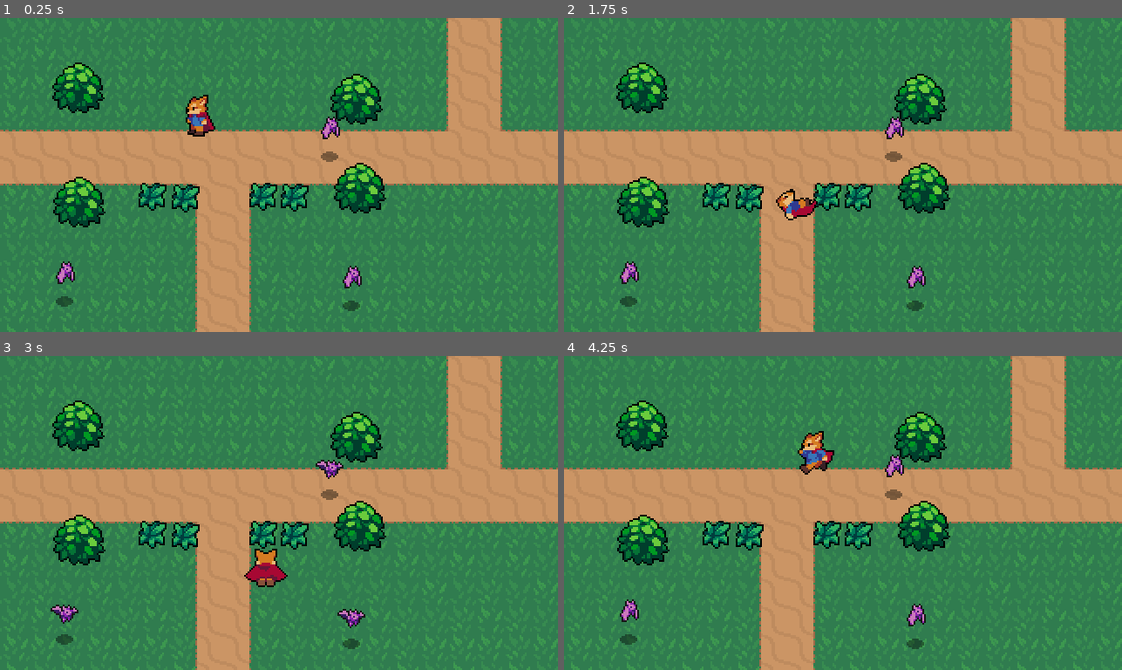
Above: before the commit, frames 1-4 (two rows, left to right).
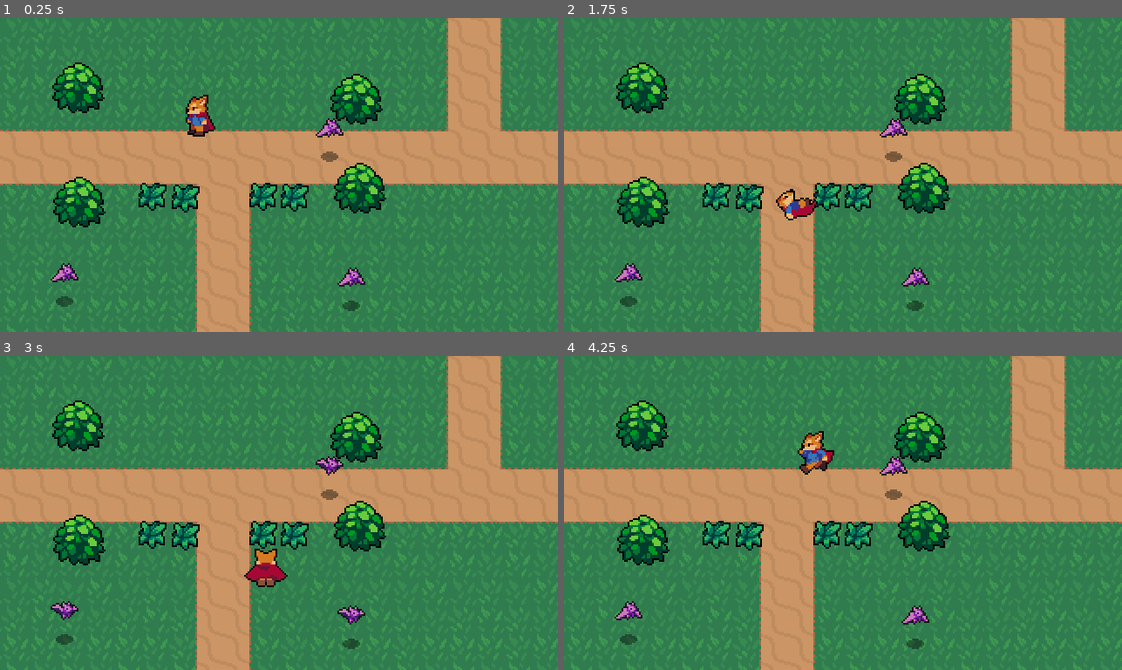
Above: after the commit, the same moments.

Repository: Firet/2d-action-rpg
Game: Godot game, scene res://World.tscn
Same seed, same stepped clock (60 frames per second), same inputs: the game is played once before the commit and once after it.
Inputs:
- Up to frame 1 (0.25 s): no input
- Up to frame 2 (1.75 s): hold Right (ui_right) 0.53-1.28 s; tap X (attack) at 0.6 s; hold Down (ui_down) from 1.28 s (still down); tap K (roll) at 1.35 s
- Up to frame 3 (3 s): release Down (ui_down) at 2.03 s; hold Right (ui_right) 2.03-2.78 s; tap X (attack) at 2.1 s; hold Up (ui_up) from 2.78 s (still down); tap K (roll) at 2.85 s
- Up to frame 4 (4.25 s): release Up (ui_up) at 3.53 s; hold Left (ui_left) from 3.53 s (still down); tap X (attack) at 3.6 s

The runs differ from the first frame. In frame 1, 0.5% of the frame differs, in the area x 9-66%, y 31-87%; in frame 2, 0.5%; in frame 3, 0.5%; in frame 4, 0.5%.

Commit message:
Add stats node

Diff:
--- a/Enemies/Bat.gd
+++ b/Enemies/Bat.gd
@@ -1,6 +1,8 @@
 extends KinematicBody2D
 
 var knockback = Vector2.ZERO
+
+onready var stats = $Stats
 
 func _physics_process(delta):
 	#  Bat has low friction because is in the air, 200 is a low number compared to the player's friction
--- a/Enemies/Bat.tscn
+++ b/Enemies/Bat.tscn
@@ -1,9 +1,10 @@
-[gd_scene load_steps=13 format=2]
+[gd_scene load_steps=14 format=2]
 
 [ext_resource path="res://Enemies/Bat.png" type="Texture" id=1]
 [ext_resource path="res://Shadows/SmallShadow.png" type="Texture" id=2]
 [ext_resource path="res://Overlap/Hurtbox.tscn" type="PackedScene" id=3]
 [ext_resource path="res://Enemies/Bat.gd" type="Script" id=4]
+[ext_resource path="res://Stats.tscn" type="PackedScene" id=5]
 
 [sub_resource type="AtlasTexture" id=1]
 atlas = ExtResource( 1 )
@@ -47,7 +48,7 @@
 [node name="AnimatedSprite" type="AnimatedSprite" parent="."]
 frames = SubResource( 6 )
 animation = "Fly"
-frame = 4
+frame = 3
 playing = true
 offset = Vector2( 0, -12 )
 
@@ -63,4 +64,6 @@
 [node name="CollisionShape2D2" type="CollisionShape2D" parent="Hurtbox"]
 position = Vector2( 0, -13 )
 shape = SubResource( 8 )
+
+[node name="Stats" parent="." instance=ExtResource( 5 )]
 [connection signal="area_entered" from="Hurtbox" to="." method="_on_Hurtbox_area_entered"]
--- /dev/null
+++ b/Stats.gd
@@ -0,0 +1,4 @@
+extends Node
+
+export var max_health = 1
+var health = max_health
--- /dev/null
+++ b/Stats.tscn
@@ -0,0 +1,6 @@
+[gd_scene load_steps=2 format=2]
+
+[ext_resource path="res://Stats.gd" type="Script" id=1]
+
+[node name="Stats" type="Node"]
+script = ExtResource( 1 )
